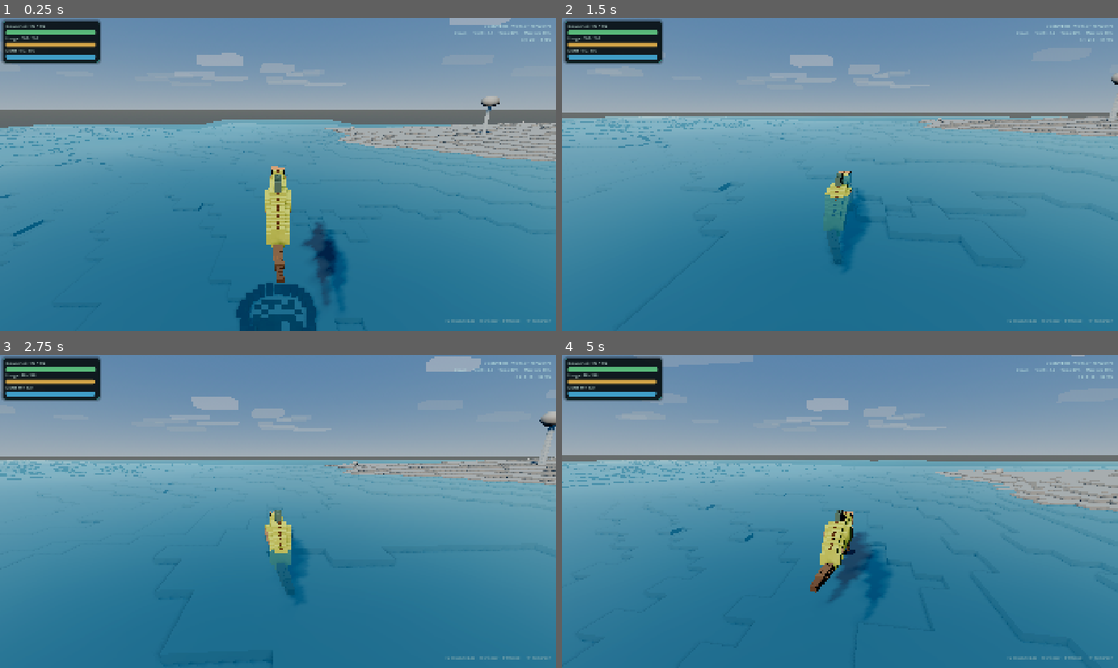
Above: before the commit, frames 1-4 (two rows, left to right).
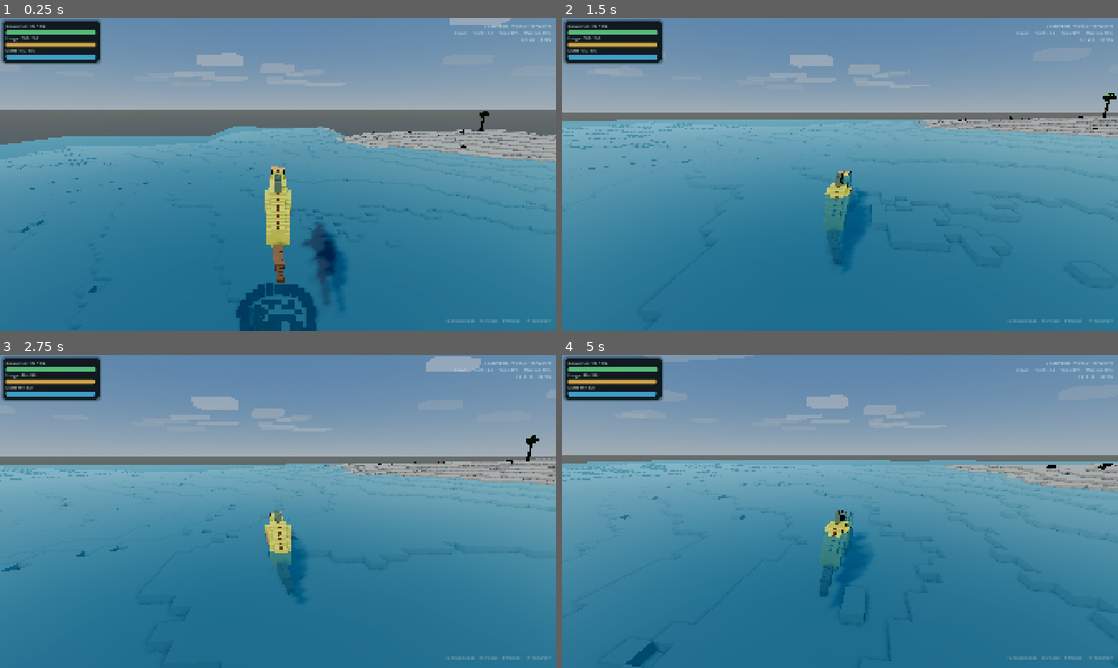
Above: after the commit, the same moments.

Repository: MajorDragonfly/voxelverse
Game: Godot game, scene res://main/main.tscn
Same seed, same stepped clock (60 frames per second), same inputs: the game is played once before the commit and once after it.
Inputs (mouse positions are in pixels of both pictures, inside the frame that each line leads up to):
- Up to frame 1 (0.25 s): no input
- Up to frame 2 (1.5 s): tap Enter at 0.5 s; move the mouse to (867, 174) at 0.52 s; hold W (move_forward) from 0.53 s (still down); click (867, 174) at 0.6 s; tap Space (jump) at 0.77 s; move the mouse to (812, 174) at 1.27 s; tap L at 1.35 s
- Up to frame 3 (2.75 s): keep holding W (move_forward); tap Space (jump) at 1.52 s; move the mouse to (289, 505) at 2.02 s; tap R at 2.1 s
- Up to frame 4 (5 s): keep holding W (move_forward); move the mouse to (834, 517) at 2.77 s; tap Tab at 2.85 s; click (834, 517) at 2.92 s; tap Space (jump) at 3.02, 3.77, 4.52 s; move the mouse to (878, 514) at 3.52 s; tap Delete at 3.6 s; move the mouse to (795, 508) at 4.27 s; tap Q at 4.35 s

The runs differ from the first frame. In frame 1, 5.6% of the frame differs, in the area x 0-100%, y 24-100%; in frame 2, 2.5%; in frame 3, 2.9%; in frame 4, 6.9%, in the area x 0-100%, y 0-100%.

Commit message:
Install half-scale terrain and ecosystem V4

Diff:
--- a/world/visuals/terrain/terrain_chunk.tscn
+++ b/world/visuals/terrain/terrain_chunk.tscn
@@ -1,11 +1,12 @@
 [gd_scene format=3 uid="uid://dyhavywwdec27"]
 
-[ext_resource type="Script" path="res://world/resources/terrain/terrain_chunk_v3.gd" id="1_terrain"]
+[ext_resource type="Script" path="res://world/resources/terrain/terrain_chunk_v4.gd" id="1_terrain"]
 [ext_resource type="Script" uid="uid://cyk0jajpwlxdp" path="res://world/visuals/terrain/terrain_chunk_visuals.gd" id="2_visuals"]
-[ext_resource type="Script" path="res://world/visuals/scenery/procedural_ecosystem_v3.gd" id="3_ecosystem"]
+[ext_resource type="Script" path="res://world/visuals/scenery/procedural_ecosystem_v4.gd" id="3_ecosystem"]
 
 [node name="TerrainChunk" type="StaticBody3D" unique_id=1870033249]
 script = ExtResource("1_terrain")
+cell_size = 0.5
 
 [node name="TerrainMesh" type="MeshInstance3D" parent="." unique_id=1378419624]
 
@@ -19,22 +20,22 @@
 script = ExtResource("2_visuals")
 enable_terrain_shader = true
 enable_water_shader = true
-terrain_palette_steps = 7
-top_texture_scale = 0.24
-side_texture_scale = 0.22
-texture_darkness = 0.64
-texture_brightness = 1.12
-water_subdivisions = 32
-wave_height = 0.075
-wave_speed = 0.46
-secondary_wave_height = 0.025
-secondary_wave_speed = 0.82
-water_roughness = 0.22
+terrain_palette_steps = 8
+top_texture_scale = 0.75
+side_texture_scale = 0.70
+texture_darkness = 0.42
+texture_brightness = 1.06
+water_subdivisions = 16
+wave_height = 0.06
+wave_speed = 0.44
+secondary_wave_height = 0.02
+secondary_wave_speed = 0.78
+water_roughness = 0.24
 
-[node name="ProceduralEcosystemV3" type="Node3D" parent="."]
+[node name="ProceduralEcosystemV4" type="Node3D" parent="."]
 script = ExtResource("3_ecosystem")
-canopy_attempts = 30
-rock_attempts = 24
-ground_cluster_attempts = 38
-tree_visibility_distance = 230.0
-detail_visibility_distance = 110.0
+tree_attempts = 16
+rock_attempts = 10
+ground_attempts = 18
+tree_visibility_distance = 150.0
+detail_visibility_distance = 82.0
